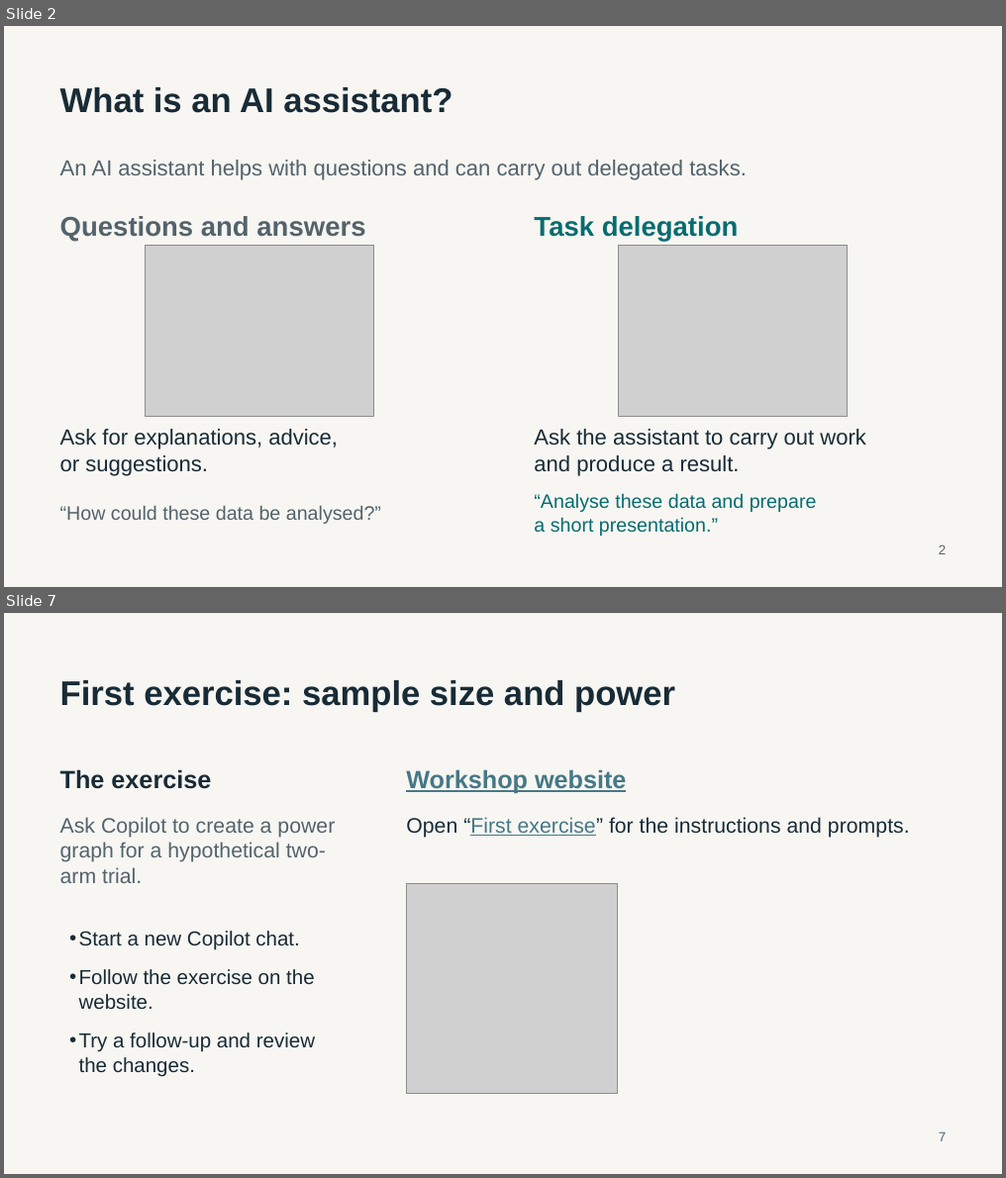
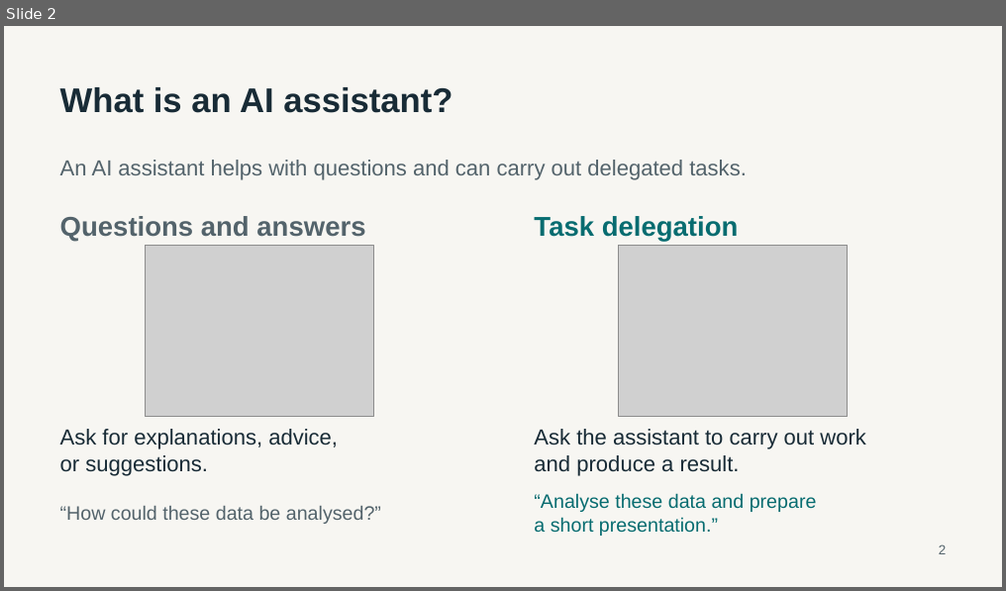
Before and after one commit to luntergroup/health-in-context-agents-workshop, a slide deck: material/intro-slides/AI_assistants_workshop_v1.pptx. Shown one above the other, each under a label of ours: slides 2 and 7 before the commit, slide 2 after it; the slides between them are not shown. The pictures are 1006x1178 and 1006x591 pixels, drawn with LibreOffice and Linux fonts; fonts in the diff are those of the drawing; grey boxes stand for pictures. Boxes give left, top, right and bottom in pixels: in the first picture for what was removed or moved away, otherwise in the second. Text is boxed around its words. In the diff, an @@ line names an element or a change of style, - is before the commit and + after.

Commit message:
Refine workshop introduction and first exercise slides

```diff
--- a/material/intro-slides/AI_assistants_workshop_v1.pptx
+++ b/material/intro-slides/AI_assistants_workshop_v1.pptx
@@ slide 7 removed at (4,613,1002,1174), background #F7F6F2 @@
@@ text removed at (60,680,675,712) @@
-First exercise: sample size and power
@@ text removed at (60,769,211,789) @@
-The exercise
@@ text removed at (406,769,626,793) @@
-Workshop website
@@ text removed at (60,817,335,883) @@
-Ask Copilot to create a power graph for a hypothetical two-arm trial.
@@ text removed at (406,817,910,838) @@
-Open “First exercise” for the instructions and prompts.
@@ picture removed at (407,883,617,1093) @@
@@ text removed at (79,931,315,1076) @@
-• Start a new Copilot chat.
-• Follow the exercise on the website.
-• Try a follow-up and review the changes.
@@ text removed at (939,1132,945,1142) @@
-7
```
Also in this commit, not shown: 4 slides changed, 3 slides added, 1 other slide removed.
